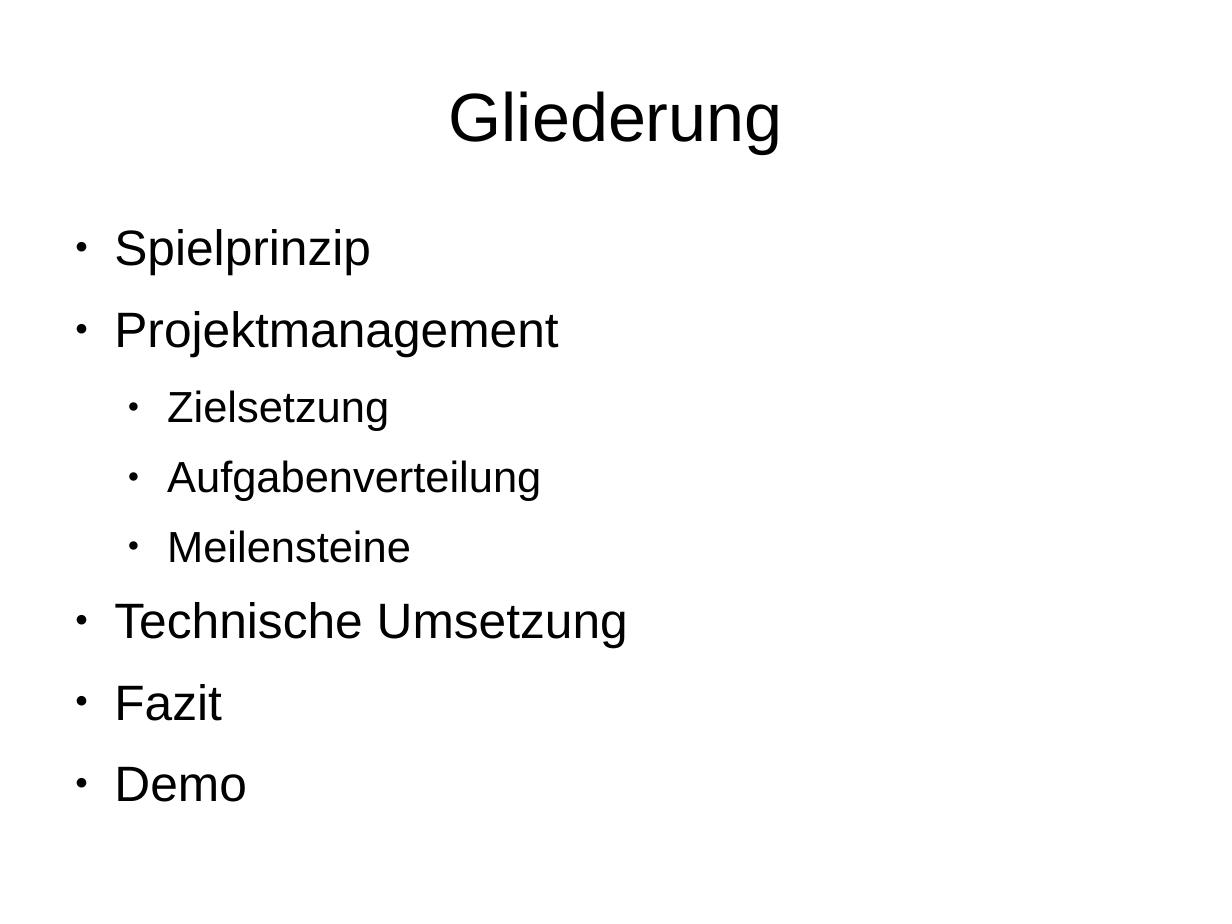
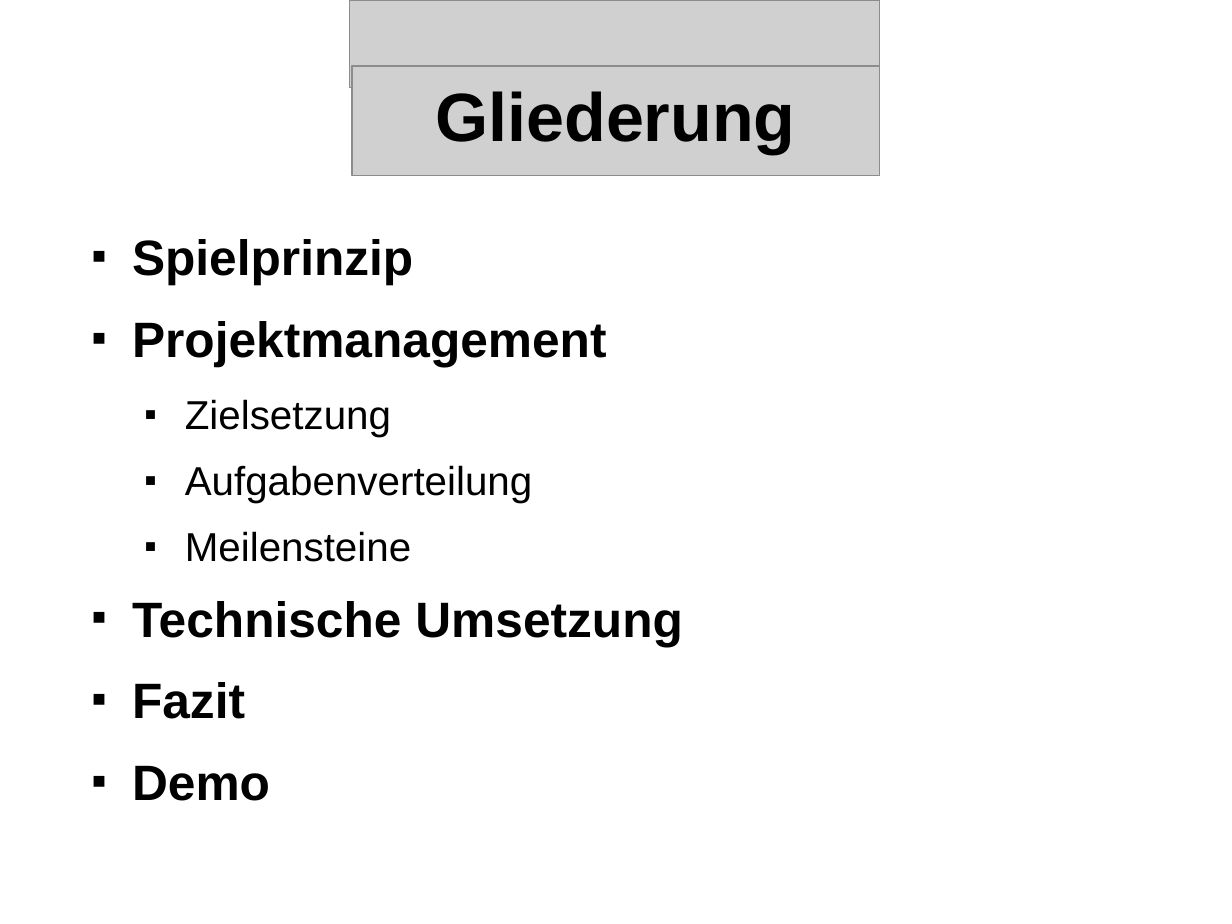
Before and after one commit to streber91/3D-Game-Project, a slide deck: slide 2 of Documents/Präsentationen/Underlord Abschlusspräsentation.odp. Drawn at 1232x924 pixels with LibreOffice and Linux fonts; fonts in the diff are those of the drawing; grey boxes stand for pictures; background and template pictures are left out. Boxes give left, top, right and bottom in pixels: in the first picture for what was removed or moved away, otherwise in the second. Text is boxed around its words. In the diff, an @@ line names an element or a change of style, - is before the commit and + after.

```diff
--- a/Documents/Präsentationen/Underlord Abschlusspräsentation.odp
+++ b/Documents/Präsentationen/Underlord Abschlusspräsentation.odp
@@ picture added at bbox=[350, 0, 881, 88] @@
@@ title "Gliederung" at bbox=[436, 91, 796, 153]: bold on @@
@@ picture added at bbox=[352, 66, 880, 176] @@
@@ text "Spielprinzip": place and size @@
-text "Spielprinzip" at bbox=[114, 229, 628, 802]
+text "Spielprinzip" at bbox=[132, 239, 683, 801]
@@ text "Spielprinzip" at bbox=[132, 239, 683, 801]: bold on in "Spielprinzip", "Projektmanagement", "Technische Umsetzung", "Fazit" and 1 more places; size 28 to 26 pt in "Zielsetzung", "Aufgabenverteilung", "Meilensteine"; bullet ● to ■ @@
```
Also in this commit, not shown: 12 other slides changed, 7 slides added, 5 slides removed.
